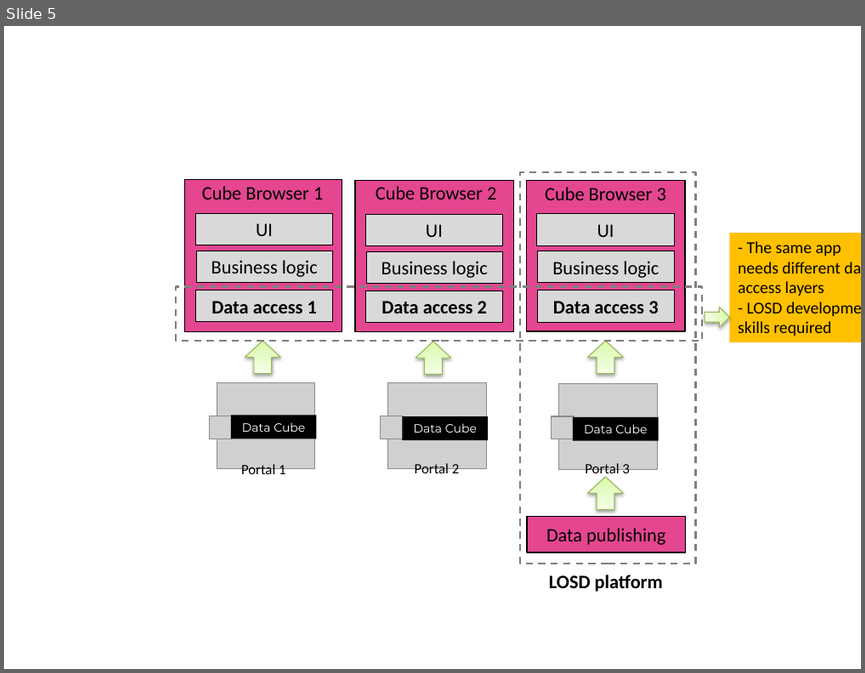
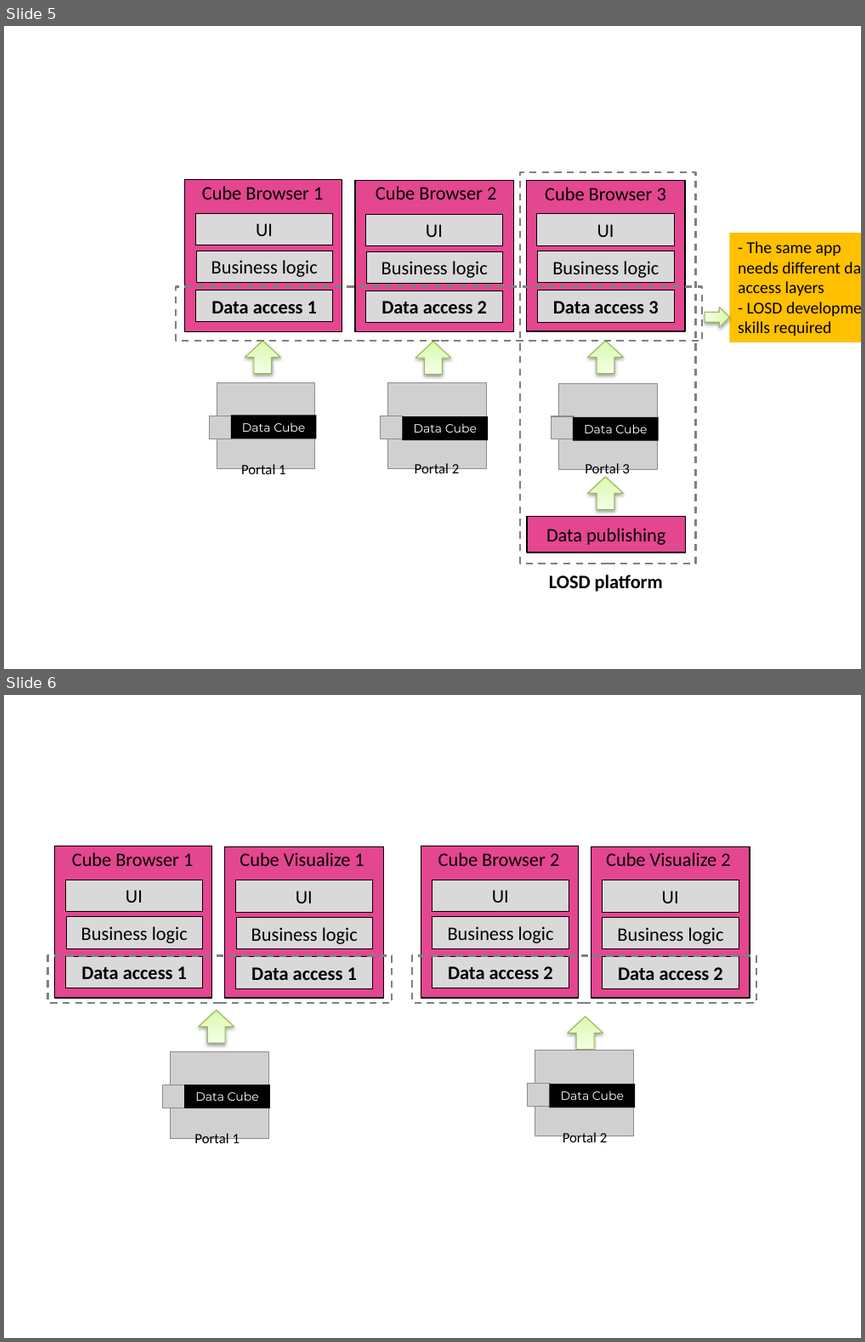
Before and after one commit to islab-uom/qbAPI-paper, a slide deck: images/paper_structure_v2(1).pptx. Shown one above the other, each under a label of ours: slide 5 before the commit, slides 5 and 6 after it. The pictures are 865x673 and 865x1342 pixels, drawn with LibreOffice and Linux fonts; fonts in the diff are those of the drawing; grey boxes stand for pictures. Boxes give left, top, right and bottom in pixels: in the first picture for what was removed or moved away, otherwise in the second. Text is boxed around its words. In the diff, an @@ line names an element or a change of style, - is before the commit and + after.

```diff
--- a/images/paper_structure_v2(1).pptx
+++ b/images/paper_structure_v2(1).pptx
@@ slide 6 added at <box>4,695,861,1338</box>, background #FFFFFF @@
@@ rectangle added at <box>54,845,212,998</box>, fill #E44690, outline #000000 1 pt @@
@@ rectangle added at <box>225,846,384,998</box>, fill #E44690, outline #000000 1 pt @@
@@ rectangle added at <box>228,845,376,871</box>, 16 pt, text #000000 @@
+Cube Visualize 1
@@ rectangle added at <box>420,845,578,998</box>, fill #E44690, outline #000000 1 pt @@
@@ rectangle added at <box>590,846,749,998</box>, fill #E44690, outline #000000 1 pt @@
@@ rectangle added at <box>595,845,743,871</box>, 16 pt, text #000000 @@
+Cube Visualize 2
@@ text added at <box>72,852,193,866</box>, 16 pt, text #000000 @@
+Cube Browser 1
@@ text added at <box>438,852,559,866</box>, 16 pt, text #000000 @@
+Cube Browser 2
@@ rectangle added at <box>66,879,203,911</box>, fill #D9D9D9, outline #000000 0.75 pt, 16 pt, text #000000 @@
+UI
@@ rectangle added at <box>235,880,372,912</box>, fill #D9D9D9, outline #000000 0.75 pt, 16 pt, text #000000 @@
+UI
@@ rectangle added at <box>432,879,568,911</box>, fill #D9D9D9, outline #000000 0.75 pt, 16 pt, text #000000 @@
+UI
@@ rectangle added at <box>602,880,738,912</box>, fill #D9D9D9, outline #000000 0.75 pt, 16 pt, text #000000 @@
+UI
@@ rectangle added at <box>67,917,203,948</box>, fill #D9D9D9, outline #000000 0.75 pt, 16 pt, text #000000 @@
+Business logic
@@ rectangle added at <box>236,918,372,949</box>, fill #D9D9D9, outline #000000 0.75 pt, 16 pt, text #000000 @@
+Business logic
@@ rectangle added at <box>432,917,568,948</box>, fill #D9D9D9, outline #000000 0.75 pt, 16 pt, text #000000 @@
+Business logic
@@ rectangle added at <box>602,918,738,949</box>, fill #D9D9D9, outline #000000 0.75 pt, 16 pt, text #000000 @@
+Business logic
@@ rectangle added at <box>47,955,392,1003</box>, outline #808080 1.5 pt dashed @@
@@ rectangle added at <box>66,956,203,988</box>, fill #D9D9D9, outline #000000 0.75 pt, 16 pt, text #000000, bold @@
+Data access 1
@@ rectangle added at <box>235,957,372,989</box>, fill #D9D9D9, outline #000000 0.75 pt, 16 pt, text #000000, bold @@
+Data access 1
@@ rectangle added at <box>412,955,756,1003</box>, outline #808080 1.5 pt dashed @@
@@ rectangle added at <box>432,956,569,988</box>, fill #D9D9D9, outline #000000 0.75 pt, 16 pt, text #000000, bold @@
+Data access 2
@@ rectangle added at <box>602,957,739,989</box>, fill #D9D9D9, outline #000000 0.75 pt, 16 pt, text #000000, bold @@
+Data access 2
@@ down arrow added at <box>199,1010,234,1043</box>, fill gradient #DAFDA7 to #E4FCC2 to #F5FFE7, outline #98B955 0.75 pt @@
@@ down arrow added at <box>567,1016,602,1049</box>, fill gradient #DAFDA7 to #E4FCC2 to #F5FFE7, outline #98B955 0.75 pt @@
@@ picture added at <box>535,1049,634,1135</box> @@
@@ picture added at <box>171,1052,268,1138</box> @@
@@ picture added at <box>162,1085,186,1108</box> @@
@@ rectangle added at <box>184,1084,269,1108</box>, fill #000000, 10 pt, text #FFFFFF @@
+Data Cube
@@ picture added at <box>528,1083,551,1106</box> @@
@@ rectangle added at <box>549,1084,635,1108</box>, fill #000000, 10 pt, text #FFFFFF @@
+Data Cube
@@ text added at <box>194,1133,239,1147</box>, 12 pt, text #000000 @@
+Portal 1
@@ text added at <box>562,1132,607,1146</box>, 12 pt, text #000000 @@
+Portal 2
```
Also in this commit, not shown: 6 other files.
